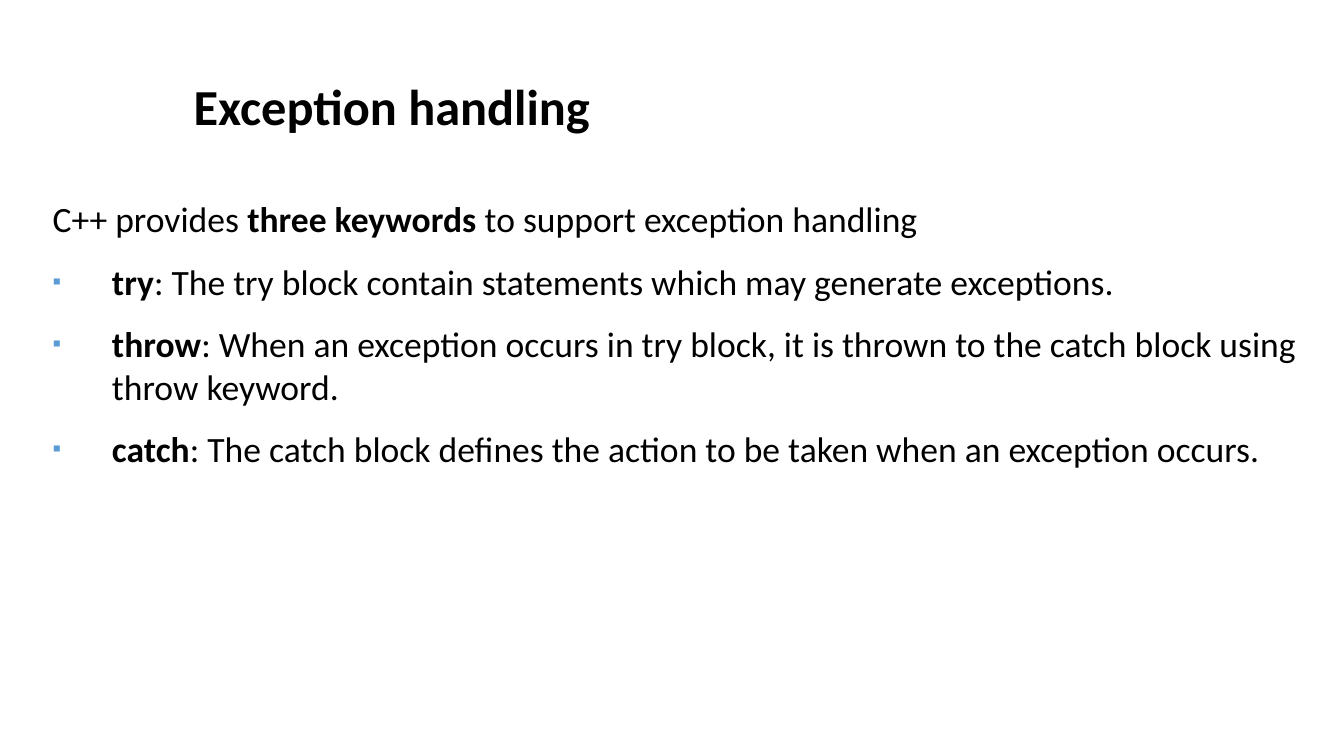
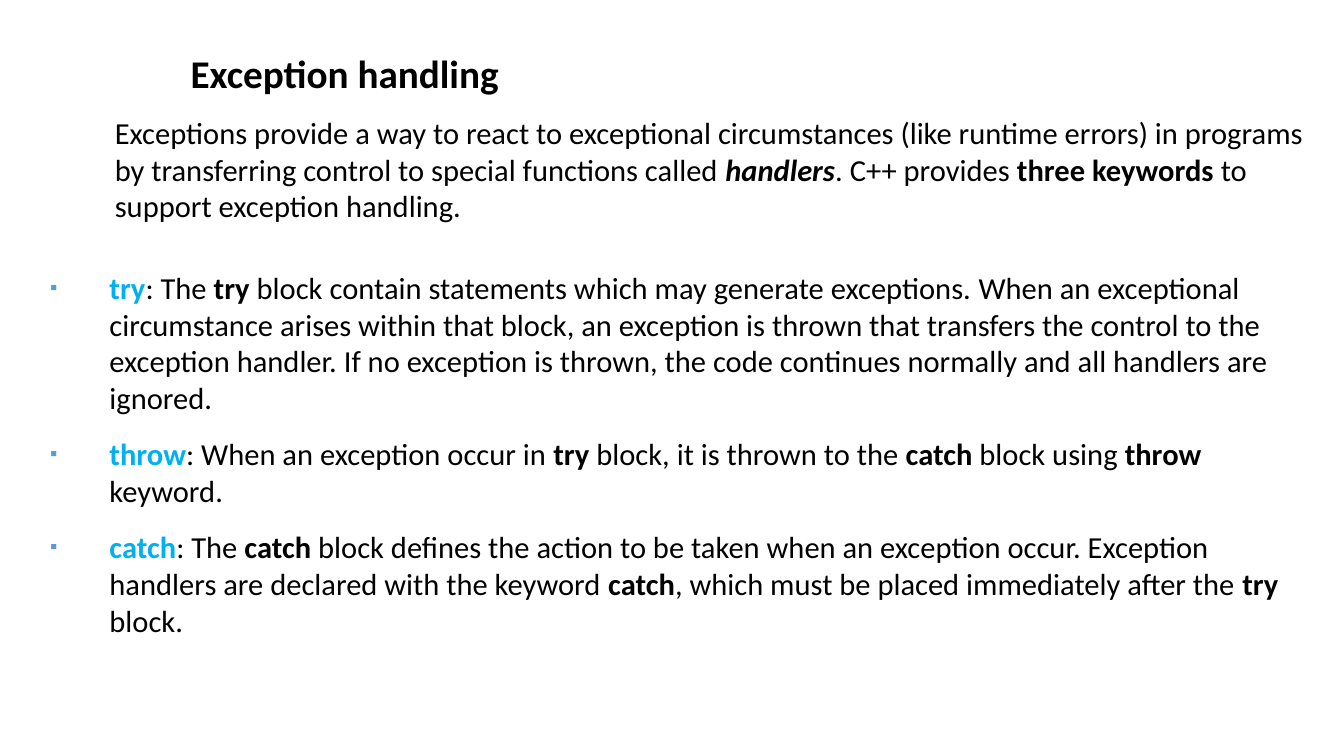
Before and after one commit to ShiqiYu/CPP, a slide deck: slide 7 of week14/Lab14.pptx. Drawn at 1344x756 pixels with LibreOffice and Linux fonts; fonts in the diff are those of the drawing; background and template pictures are left out. Boxes give left, top, right and bottom in pixels: in the first picture for what was removed or moved away, otherwise in the second. Text is boxed around its words. In the diff, an @@ line names an element or a change of style, - is before the commit and + after.

```diff
--- a/week14/Lab14.pptx
+++ b/week14/Lab14.pptx
@@ text "Exception handling": place and size @@
-text "Exception handling" at box(194, 89, 589, 134)
+text "Exception handling" at box(191, 60, 499, 95)
@@ text "Exception handling" at box(191, 60, 499, 95): size 36 to 28 pt @@
@@ text added at box(115, 122, 1303, 223), 21.8 pt, text #000000 @@
+Exceptions provide a way to react to exceptional circumstances (like runtime errors) in programs by transferring control to special functions called handlers. C++ provides three keywords to support exception handling.
@@ text at box(109, 277, 1278, 633): text changed; size 25.4 to 21.8 pt @@
-  C++ provides three keywords to support exception handling
-  ▪ try: The try block contain statements which may generate exceptions.
-  ▪ throw: When an exception occurs in try block, it is thrown to the catch block using throw keyword.
-  ▪ catch: The catch block defines the action to be taken when an exception occurs.
+  ▪ try: The try block contain statements which may generate exceptions. When an exceptional circumstance arises within that block, an exception is thrown that transfers the control to the exception handler. If no exception is thrown, the code continues normally and all handlers are ignored.
+  ▪ throw: When an exception occur in try block, it is thrown to the catch block using throw keyword.
+  ▪ catch: The catch block defines the action to be taken when an exception occur. Exception handlers are declared with the keyword catch, which must be placed immediately after the try block.
```
Also in this commit, not shown: 14 other slides changed, 9 slides added, 14 slides removed.
